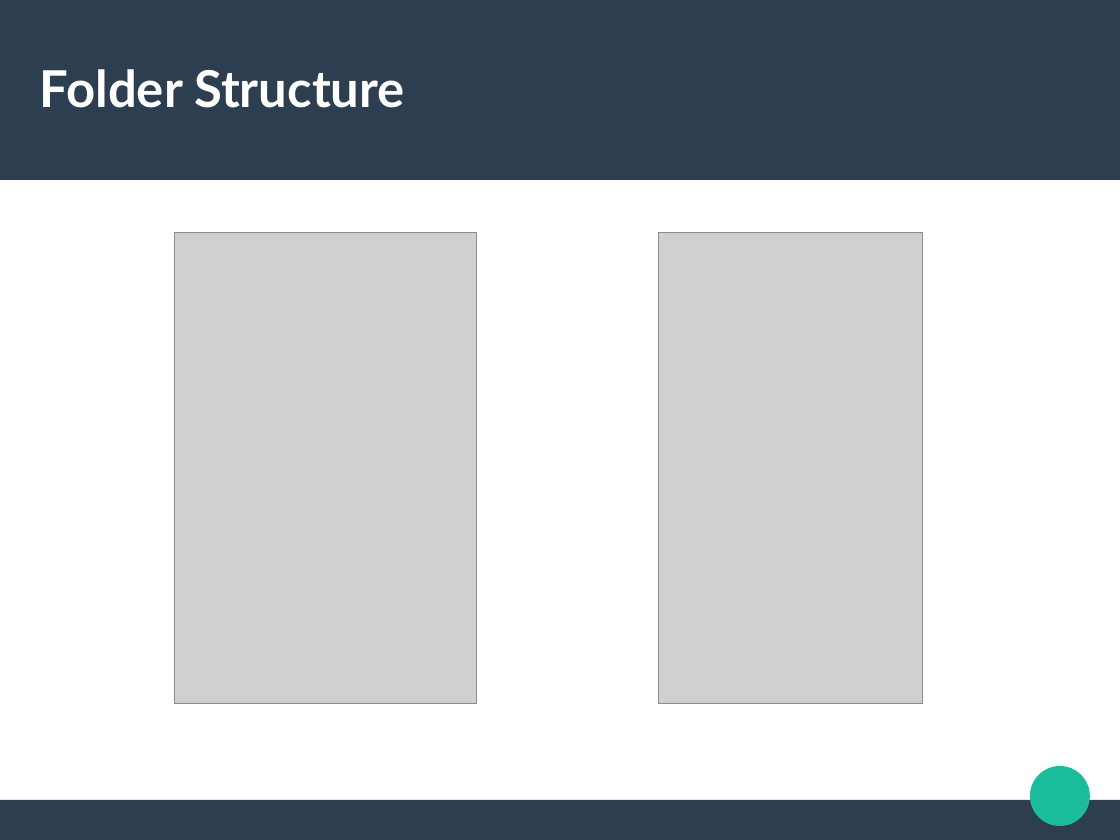
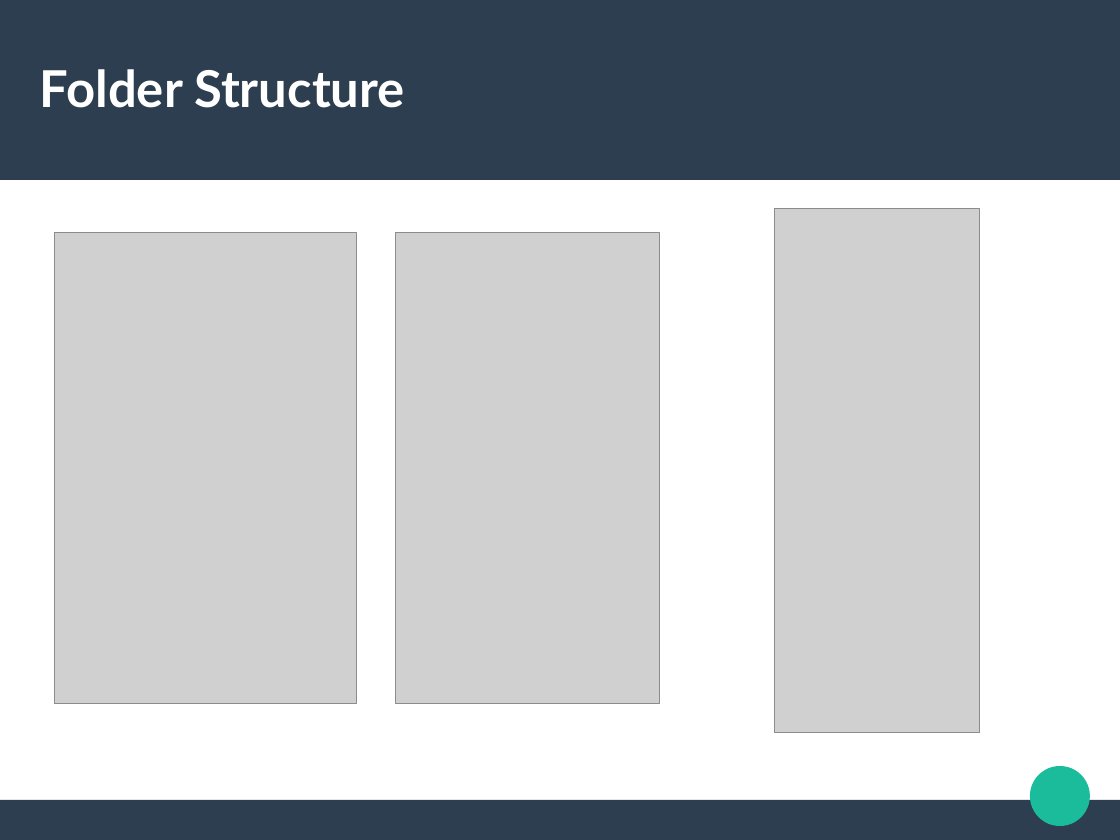
Before and after one commit to GGC-SD/SustainabilityWebsite, a slide deck: slide 15 of Fall2020HTMLDemo/UI.odp (slide 13 before the commit). Drawn at 1120x840 pixels with LibreOffice and Linux fonts; fonts in the diff are those of the drawing; grey boxes stand for pictures. Boxes give left, top, right and bottom in pixels: in the first picture for what was removed or moved away, otherwise in the second. Text is boxed around its words. In the diff, an @@ line names an element or a change of style, - is before the commit and + after.

```diff
--- a/Fall2020HTMLDemo/UI.odp
+++ b/Fall2020HTMLDemo/UI.odp
@@ picture: place and size @@
-picture at box(659, 233, 923, 704)
+picture at box(774, 208, 980, 733)
@@ picture: place and size @@
-picture at box(175, 233, 477, 704)
+picture at box(54, 233, 356, 704)
@@ picture added at box(396, 233, 661, 704) @@
```
Also in this commit, not shown: 2 other slides changed, 1 slide added, 1 slide removed.
